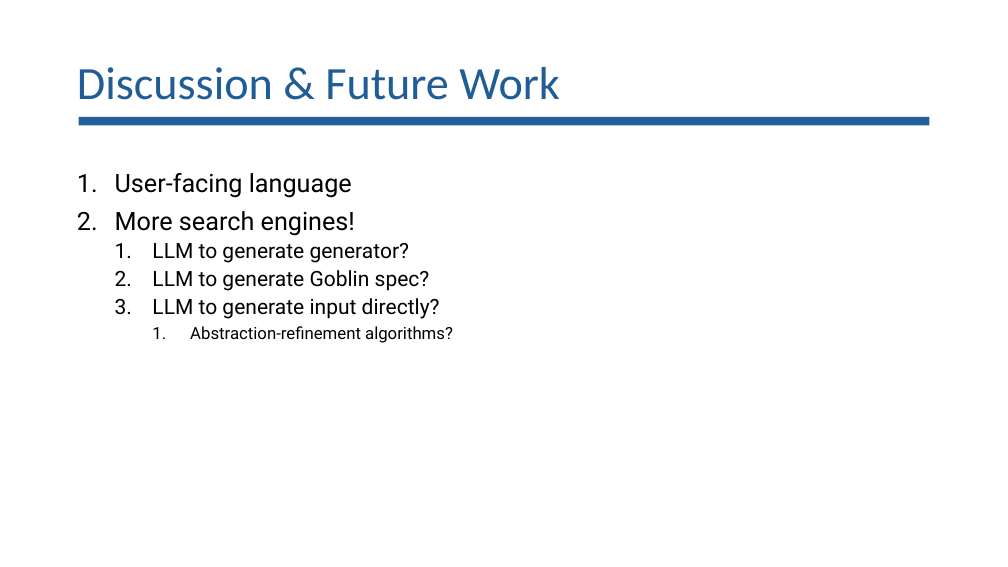
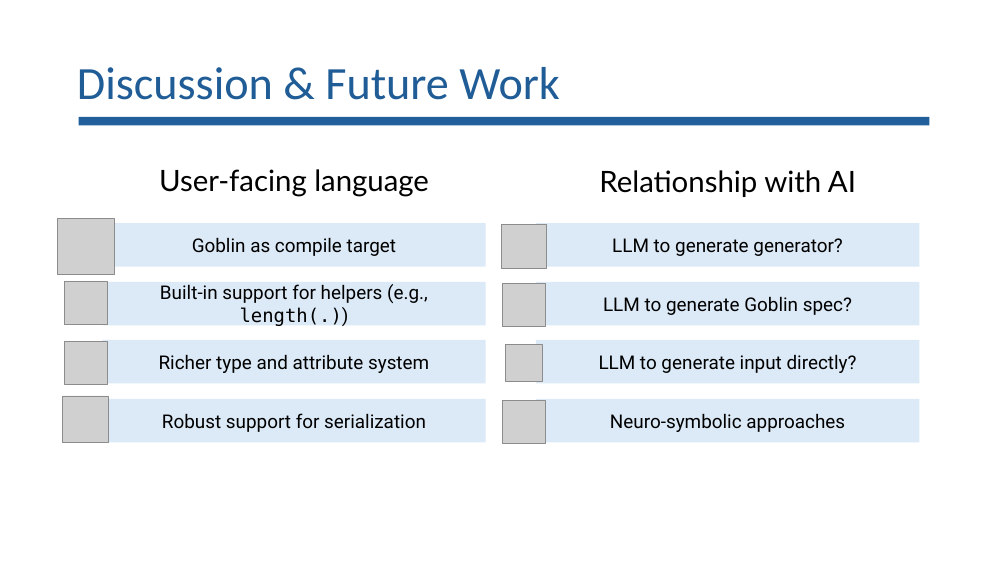
Before and after one commit to lorchrob/goblin_slides, a slide deck: slide 69 of goblin_slides.pptx. Drawn at 1008x567 pixels with LibreOffice and Linux fonts; fonts in the diff are those of the drawing; grey boxes stand for pictures. Boxes give left, top, right and bottom in pixels: in the first picture for what was removed or moved away, otherwise in the second. Text is boxed around its words. In the diff, an @@ line names an element or a change of style, - is before the commit and + after.

Commit message:
Slides

```diff
--- a/goblin_slides.pptx
+++ b/goblin_slides.pptx
@@ text removed at (x1=115, y1=173, x2=453, y2=343) @@
-1. User-facing language
-2. More search engines!
-  1. LLM to generate generator?
-  2. LLM to generate Goblin spec?
-  3. LLM to generate input directly?
-    1. Abstraction-refinement algorithms?
@@ text added at (x1=159, y1=169, x2=429, y2=196), 28 pt, text #000000 @@
+User-facing language
@@ text added at (x1=599, y1=170, x2=856, y2=197), 28 pt, text #000000 @@
+Relationship with AI
@@ picture added at (x1=57, y1=218, x2=114, y2=274) @@
@@ rectangle added at (x1=102, y1=223, x2=485, y2=267), fill #DCEAF7, 18 pt, text #000000 @@
+Goblin as compile target
@@ picture added at (x1=501, y1=224, x2=546, y2=268) @@
@@ rectangle added at (x1=536, y1=223, x2=920, y2=267), fill #DCEAF7, 18 pt, text #000000 @@
+LLM to generate generator?
@@ picture added at (x1=64, y1=281, x2=107, y2=324) @@
@@ rectangle added at (x1=102, y1=282, x2=485, y2=326), fill #DCEAF7, 18 pt, text #000000 @@
+Built-in support for helpers (e.g., length(.))
@@ picture added at (x1=502, y1=284, x2=545, y2=327) @@
@@ rectangle added at (x1=536, y1=282, x2=920, y2=326), fill #DCEAF7, 18 pt, text #000000 @@
+LLM to generate Goblin spec?
@@ picture added at (x1=64, y1=341, x2=107, y2=384) @@
@@ rectangle added at (x1=102, y1=340, x2=485, y2=384), fill #DCEAF7, 18 pt, text #000000 @@
+Richer type and attribute system
@@ picture added at (x1=505, y1=345, x2=542, y2=382) @@
@@ rectangle added at (x1=536, y1=340, x2=920, y2=384), fill #DCEAF7, 18 pt, text #000000 @@
+LLM to generate input directly?
@@ picture added at (x1=63, y1=396, x2=109, y2=442) @@
@@ rectangle added at (x1=102, y1=399, x2=485, y2=443), fill #DCEAF7, 18 pt, text #000000 @@
+Robust support for serialization
@@ picture added at (x1=502, y1=401, x2=545, y2=444) @@
@@ rectangle added at (x1=536, y1=399, x2=920, y2=442), fill #DCEAF7, 18 pt, text #000000 @@
+Neuro-symbolic approaches
```
Also in this commit, not shown: 6 other slides changed.
